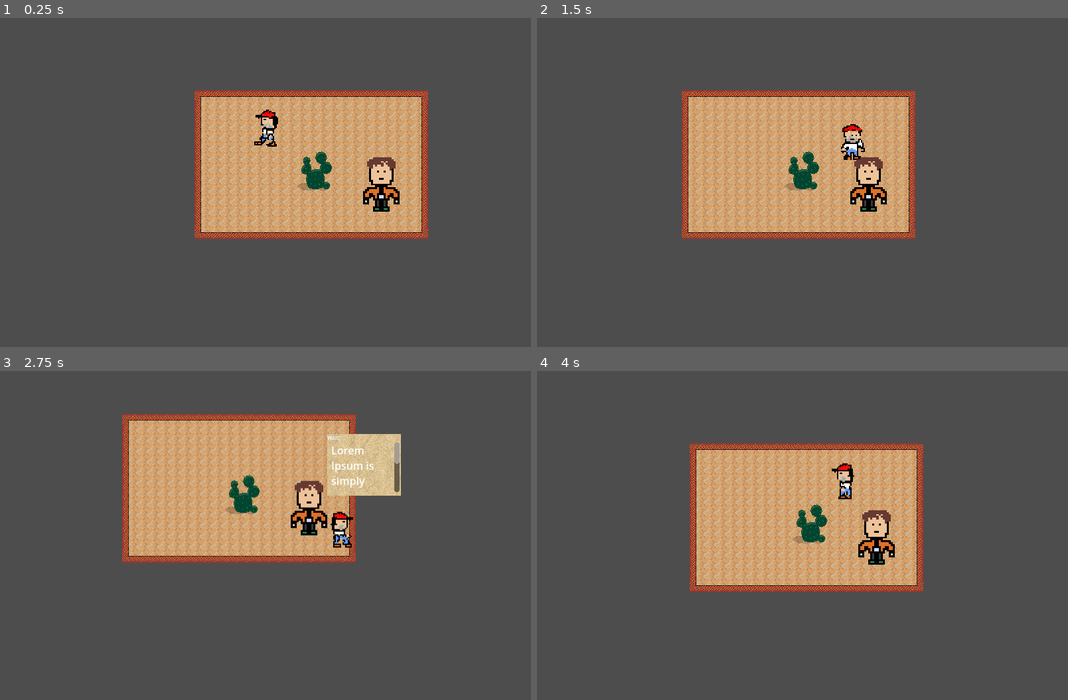
Above: before the commit, frames 1-4 (two rows, left to right).
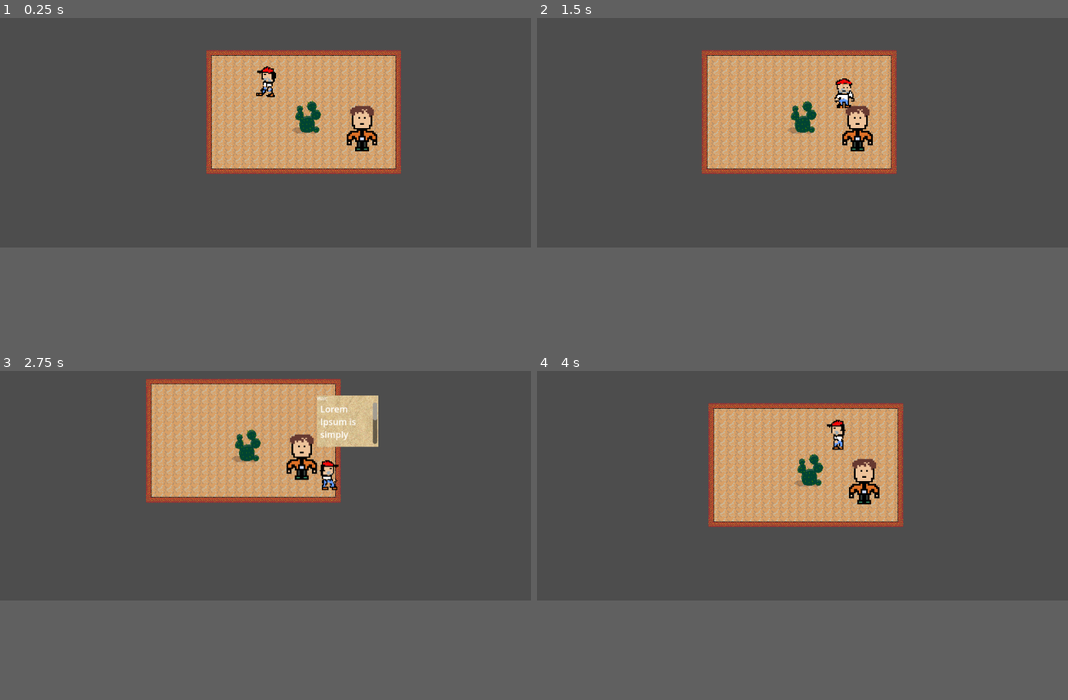
Above: after the commit, the same moments.

Repository: fr3ising/paris-texas
Game: Godot game, scene res://scenes/peep_show_2.tscn
Two runs of this game, one before a commit and one after it. Both use one fixed random seed, a clock stepped at 60 frames per second and the inputs below.
Inputs:
- Up to frame 1 (0.25 s): no input
- Up to frame 2 (1.5 s): tap Enter at 0.5 s; hold D (move_right) 0.53-1.28 s; hold S (move_down) from 1.28 s (still down)
- Up to frame 3 (2.75 s): release S (move_down) at 2.03 s; hold D (move_right) from 2.03 s (still down)
- Up to frame 4 (4 s): release D (move_right) at 2.78 s; hold W (move_up) 2.78-3.53 s; hold A (move_left) from 3.53 s (still down)
In our replay, the window is 800x600 before the commit and 800x450 after it. These sizes can differ from the game's own. Grey fills any space a smaller window leaves; there, only what the larger window draws over its background counts as a difference.

The runs differ from the first frame. In frame 1, 20% of the frame differs, in the area x 36-81%, y 9-68%; in frame 2, 20%; in frame 3, 22%, in the area x 23-76%, y 2-59%; in frame 4, 21%.

Commit message:
Window size

Diff:
--- a/project.godot
+++ b/project.godot
@@ -17,8 +17,9 @@
 
 [display]
 
-window/size/viewport_width=800
-window/size/viewport_height=600
+window/size/viewport_width=960
+window/size/viewport_height=540
+window/size/mode=3
 window/size/resizable=false
 window/stretch/mode="viewport"
 window/stretch/scale_mode="integer"
Not shown, changed: .gitignore
